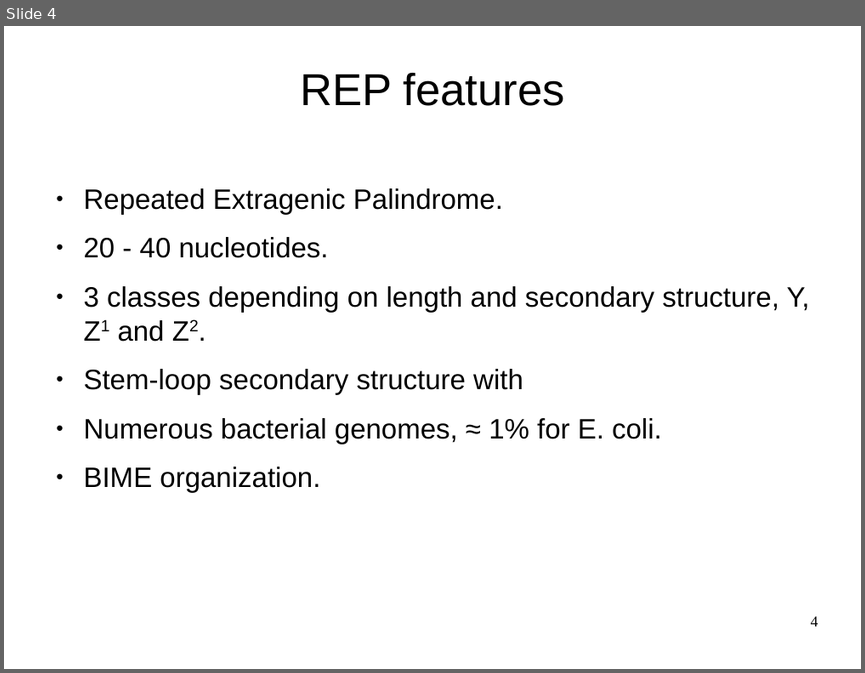
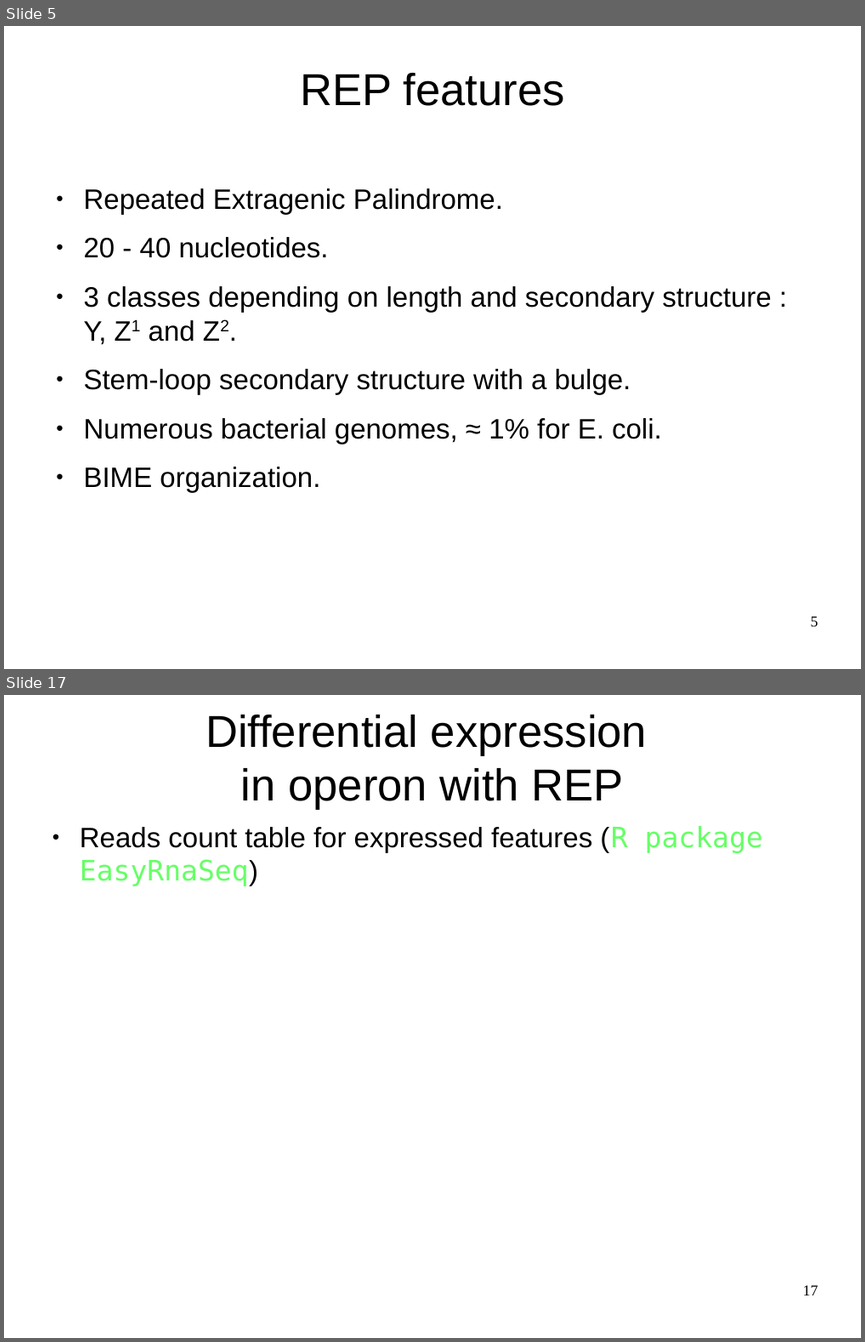
Before and after one commit to mesmeraf/stage_M2, a slide deck: presentation.odp. Shown one above the other, each under a label of ours: slide 4 before the commit, slides 5 and 17 after it; the slides between them are not shown. The pictures are 865x673 and 865x1342 pixels, drawn with LibreOffice and Linux fonts; fonts in the diff are those of the drawing; background and template pictures are left out. Boxes give left, top, right and bottom in pixels: in the first picture for what was removed or moved away, otherwise in the second. Text is boxed around its words. In the diff, an @@ line names an element or a change of style, - is before the commit and + after.

```diff
--- a/presentation.odp
+++ b/presentation.odp
@@ slide 17 added at bbox=[4, 695, 861, 1338], background picture (left out) @@
@@ title added at bbox=[205, 715, 647, 810], 41.4 pt, text #000000 @@
+Differential expression
+in operon with REP
@@ text added at bbox=[80, 826, 763, 886], 26 pt, text #000000 @@
+● Reads count table for expressed features (R package EasyRnaSeq)
@@ page number added at bbox=[803, 1285, 818, 1295], 14 pt, text #000000 @@
+17
@@ what was slide 4 is now slide 5 @@
@@ slide 5 changed as well @@
@@ text at bbox=[84, 286, 771, 395]: text changed @@
-● 3 classes depending on length and secondary structure, Y, Z1 and Z2.
-● Stem-loop secondary structure with
+● 3 classes depending on length and secondary structure : Y, Z1 and Z2.
+● Stem-loop secondary structure with a bulge.
@@ page number at bbox=[811, 616, 818, 626]: text changed @@
-4
+5
```
Also in this commit, not shown: 3 other slides changed, 16 other slides added, 10 other files.
